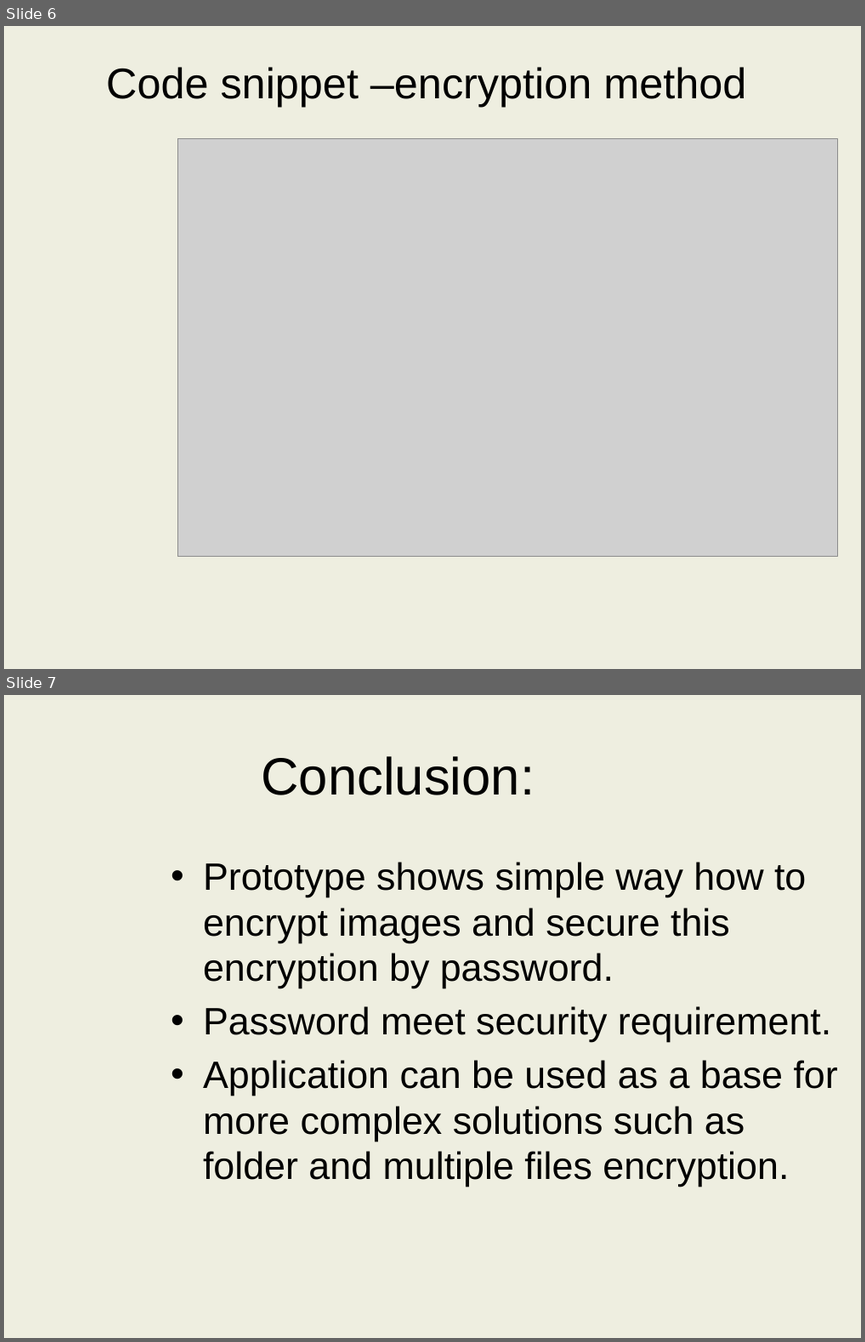
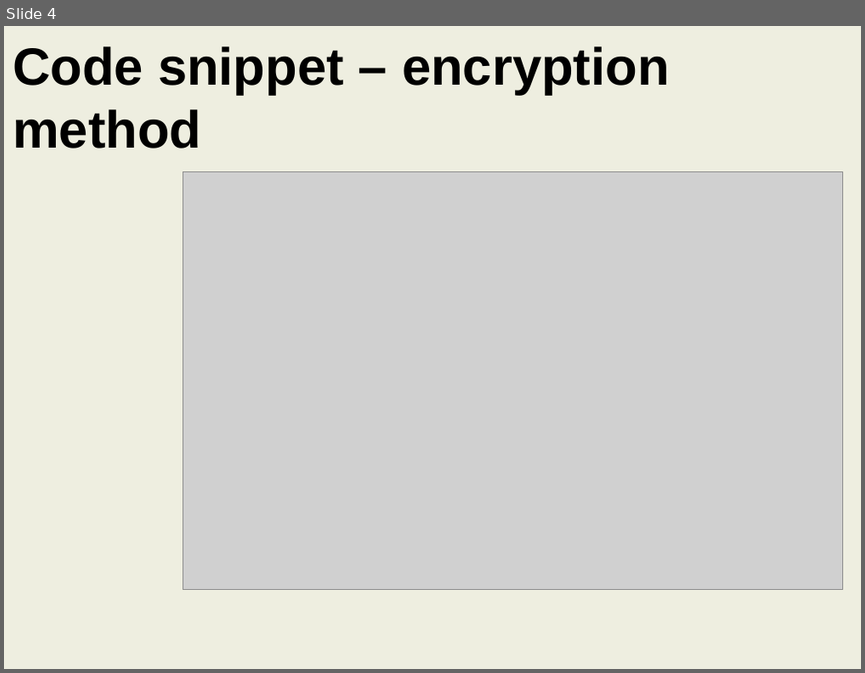
Before and after one commit to harropda/DIVVY-PIC, a slide deck: Documentation/Image Encryption.pptx. Shown one above the other, each under a label of ours: slides 6 and 7 before the commit, slide 4 after it. The pictures are 865x1342 and 865x673 pixels, drawn with LibreOffice and Linux fonts; fonts in the diff are those of the drawing; grey boxes stand for pictures; background and template pictures are left out. Boxes give left, top, right and bottom in pixels: in the first picture for what was removed or moved away, otherwise in the second. Text is boxed around its words. In the diff, an @@ line names an element or a change of style, - is before the commit and + after.

```diff
--- a/Documentation/Image Encryption.pptx
+++ b/Documentation/Image Encryption.pptx
@@ slide 7 removed at <box>4,695,861,1338</box>, background picture (left out) @@
@@ title removed at <box>261,756,534,795</box> @@
-Conclusion:
@@ text removed at <box>203,862,838,1186</box> @@
-• Prototype shows simple way how to encrypt images and secure this encryption by password.
-• Password meet security requirement.
-• Application can be used as a base for more complex solutions such as folder and multiple files encryption.
@@ what was slide 6 is now slide 4 @@
@@ slide 4 changed as well @@
@@ text "Code snippet – encryption method" at <box>12,46,670,148</box>: vertical alignment middle to top @@
@@ text at <box>12,46,670,148</box>: text changed; size 36 to 44 pt; bold on @@
-Code snippet –encryption method
+Code snippet – encryption method
@@ picture: place and size @@
-picture at <box>178,138,838,556</box>
+picture at <box>183,171,843,589</box>
```
Also in this commit, not shown: 2 other slides changed, 2 slides added, 4 other slides removed.
